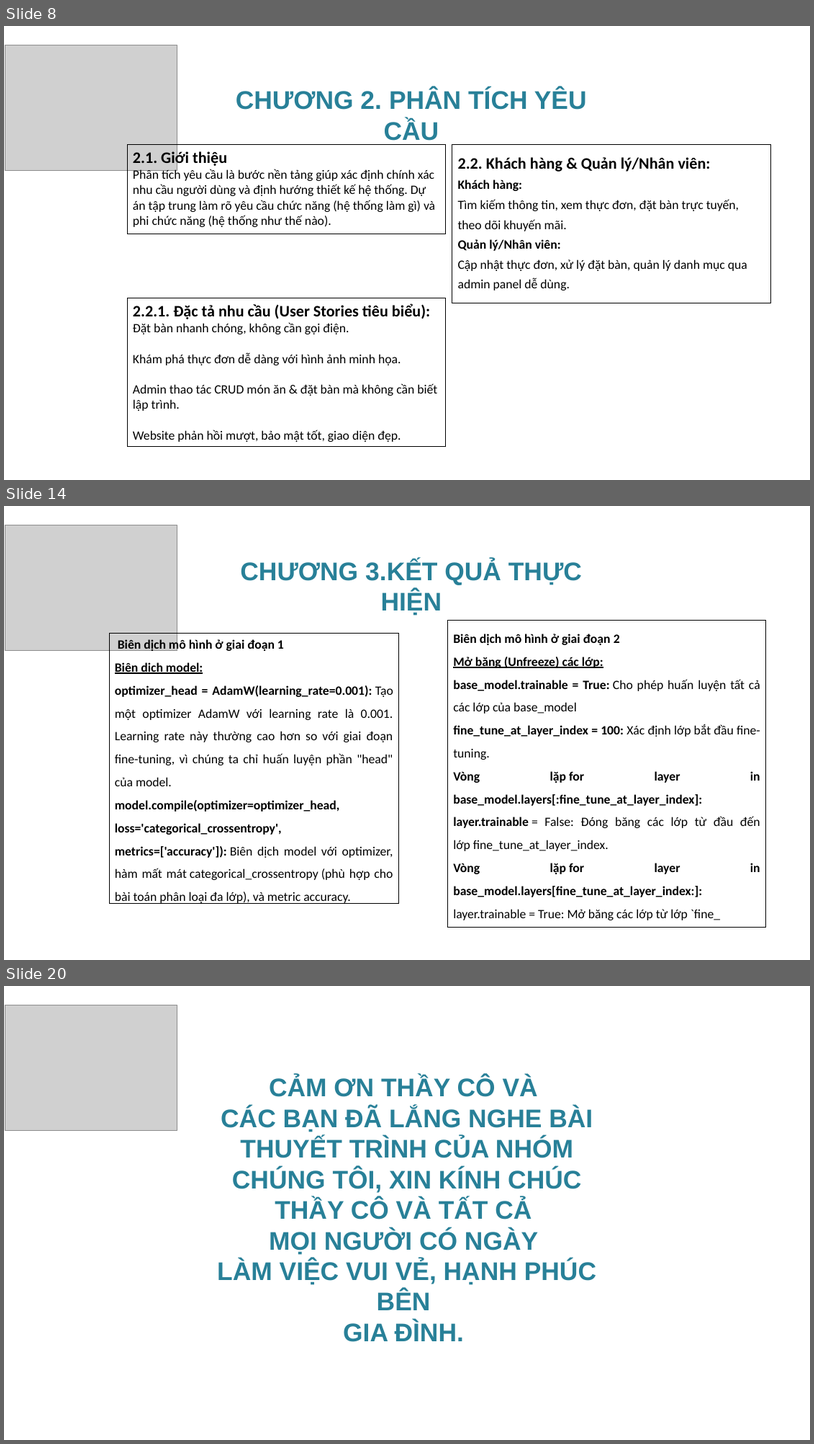
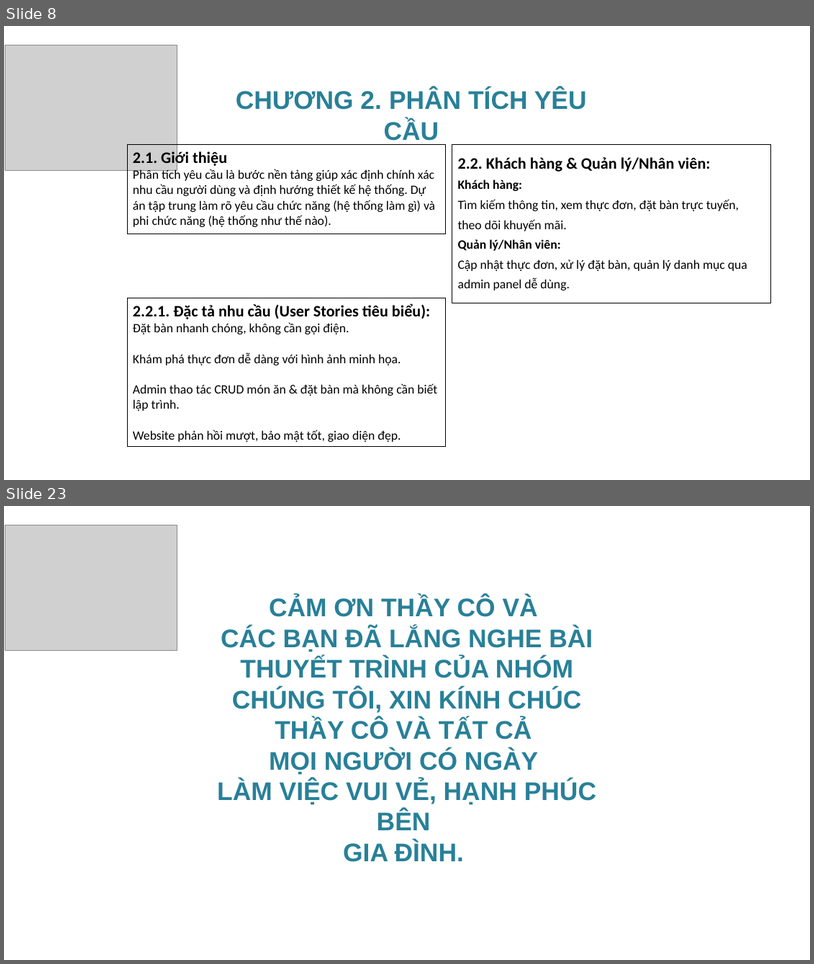
Before and after one commit to KyThuatTVU/DuAn-WebSiteNhaHang, a slide deck: BaoCaoKTM_NhomTripleCode/SlideBaoCaoKetThucMon_Nhom01.pptx. Shown one above the other, each under a label of ours: slides 8, 14 and 20 before the commit, slides 8 and 23 after it; the slides between them are not shown. The pictures are 814x1444 and 814x964 pixels, drawn with LibreOffice and Linux fonts; fonts in the diff are those of the drawing; grey boxes stand for pictures; background and template pictures are left out. Boxes give left, top, right and bottom in pixels: in the first picture for what was removed or moved away, otherwise in the second. Text is boxed around its words. In the diff, an @@ line names an element or a change of style, - is before the commit and + after.

```diff
--- a/BaoCaoKTM_NhomTripleCode/SlideBaoCaoKetThucMon_Nhom01.pptx
+++ b/BaoCaoKTM_NhomTripleCode/SlideBaoCaoKetThucMon_Nhom01.pptx
@@ slide 14 removed at (4, 506, 810, 960), background picture (left out) @@
@@ picture removed at (5, 525, 177, 650) @@
@@ text removed at (240, 560, 582, 615) @@
-CHƯƠNG 3.KẾT QUẢ THỰC HIỆN
@@ rectangle removed at (109, 633, 399, 903) @@
-Biên dịch mô hình ở giai đoạn 1
-Biên dịch model:
-optimizer_head = AdamW(learning_rate=0.001): Tạo một optimizer AdamW với learning rate là 0.001. Learning rate này thường cao hơn so với giai đoạn fine-tuning, vì chúng ta chỉ huấn luyện phần "head" của model.
-model.compile(optimizer=optimizer_head, loss='categorical_crossentropy', metrics=['accuracy']): Biên dịch model với optimizer, hàm mất mát categorical_crossentropy (phù hợp cho bài toán phân loại đa lớp), và metric accuracy.
@@ rectangle removed at (448, 620, 766, 927) @@
-Biên dịch mô hình ở giai đoạn 2
-Mở băng (Unfreeze) các lớp:
-base_model.trainable = True: Cho phép huấn luyện tất cả các lớp của base_model
-fine_tune_at_layer_index = 100: Xác định lớp bắt đầu fine-tuning.
-Vòng lặp for layer in base_model.layers[:fine_tune_at_layer_index]: layer.trainable = False: Đóng băng các lớp từ đầu đến lớp fine_tune_at_layer_index.
-Vòng lặp for layer in base_model.layers[fine_tune_at_layer_index:]: layer.trainable = True: Mở băng các lớp từ lớp `fine_
@@ what was slide 20 is now slide 23 @@
```
Also in this commit, not shown: 3 slides changed, 11 slides added, 7 other slides removed, 33 other files.
